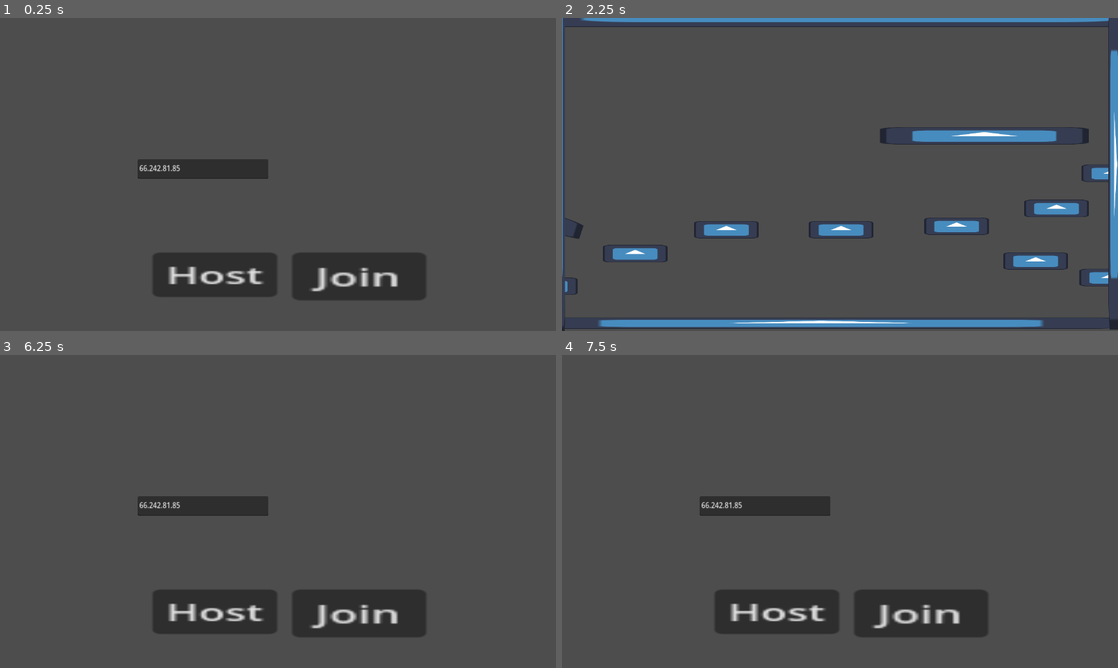
Above: before the commit, frames 1-4 (two rows, left to right).
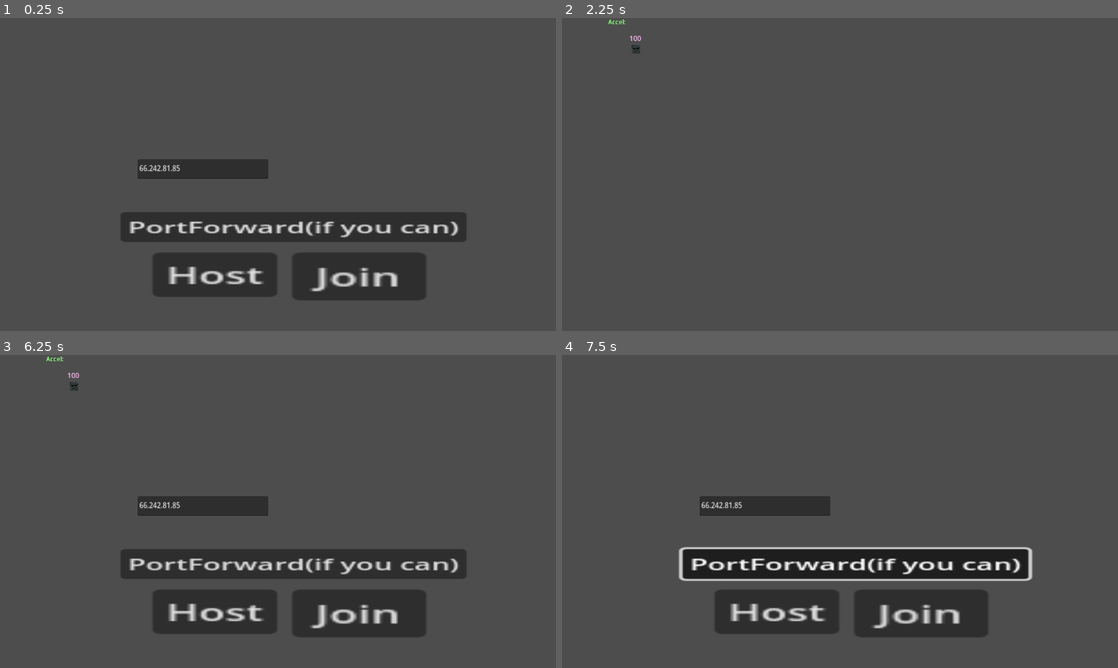
Above: after the commit, the same moments.

Repository: furiousknight25/partygame
Game: Godot game, scene res://Levels/Director.tscn
Two runs of this game, one before a commit and one after it. Both use one fixed random seed, a clock stepped at 60 frames per second and the inputs below. The engine's default icon, where the game draws it, is replaced by a stand-in: a white triangle on a blue panel in a dark square.
Inputs (mouse positions are in pixels of both pictures, inside the frame that each line leads up to):
- Up to frame 1 (0.25 s): no input
- Up to frame 2 (2.25 s): click (856, 227) at 0.5 s, where only the run after the commit has a clickable "PortForward(if you can)"; click "Host" at 1.25 s; click "START GAME" at 2 s
- Up to frame 3 (6.25 s): tap Enter at 2.75 s; move the mouse to (400, 495) at 2.77 s; press the mouse at (400, 495) at 2.78 s; hold D (right) 2.78-4.25 s; tap W (up) at 3.02, 3.32, 3.77, 4.07 s; right-click (400, 495) at 3.05 s; tap R (restart) at 3.5, 5.75 s; move the mouse to (166, 527) at 3.52 s; release the mouse at (166, 527) at 3.53 s; right-click (166, 527) at 3.6 s; click (166, 527) at 3.67 s; tap Shift (shift) at 3.8, 5.85 s; click "Join" at 4.25 s; click "START GAME" at 5 s; move the mouse to (333, 442) at 5.77 s; hold A (left) from 5.78 s (still down); click (333, 442) at 5.92 s; tap Home (ui_home) at 6.05 s
- Up to frame 4 (7.5 s): tap R (restart) at 6.5, 7.25 s; move the mouse to (812, 574) at 6.52 s; release A (left) at 6.53 s; hold D (right) from 6.53 s (still down); tap Home (ui_home) at 6.6 s; click (812, 574) at 6.67 s; tap W (up) at 6.77, 7.07 s; tap Z (z) at 6.8, 7.35 s; move the mouse to (1006, 558) at 7.27 s; click (1006, 558) at 7.42 s

The runs differ from the first frame. In frame 1, 5.4% of the frame differs, in the area x 21-84%, y 62-72%; in frame 2, 9.5%, in the area x 0-100%, y 0-100%; in frame 3, 5.5%; in frame 4, 6.3%.
Error before the commit: Assertion failed: UPNP Discover Failed! Error 24 (res://MultiplayerJargon/MultplayerTest.gd:75)
Error after the commit: Assertion failed: UPNP Discover Failed! Error 24 (res://MultiplayerJargon/MultplayerTest.gd:103)

Commit message:
level swapping if one person is alive
this only works for 2 ppl atm lo

Diff:
--- a/Levels/Director.gd
+++ b/Levels/Director.gd
@@ -4,9 +4,7 @@
 
 # Called every frame. 'delta' is the elapsed time since the previous frame.
 func _process(delta):
-	return
-	#if players.has(1):
-		#print(players[1])
+	pass
 	if multiplayer.is_server():
 		print(players)
-		await 5
+		await 500
--- a/Levels/Director.tscn
+++ b/Levels/Director.tscn
@@ -1,6 +1,7 @@
-[gd_scene load_steps=4 format=3 uid="uid://i7mvbsy1s34q"]
+[gd_scene load_steps=5 format=3 uid="uid://i7mvbsy1s34q"]
 
 [ext_resource type="Script" path="res://MultiplayerJargon/MultplayerTest.gd" id="3_o2mgw"]
+[ext_resource type="Script" path="res://Levels/Level_swap.gd" id="4_wtmqh"]
 [ext_resource type="PackedScene" uid="uid://bujc3kdcq2v58" path="res://UI/Character_block.tscn" id="5_n7qw0"]
 [ext_resource type="PackedScene" uid="uid://uog53iqxp4f3" path="res://UI/menu.tscn" id="5_pu61s"]
 
@@ -11,7 +12,7 @@
 container = ExtResource("5_n7qw0")
 
 [node name="LevelSpawner" type="MultiplayerSpawner" parent="Multplayer"]
-_spawnable_scenes = PackedStringArray("res://Levels/level_test.tscn")
+_spawnable_scenes = PackedStringArray("res://Levels/level_test.tscn", "res://Levels/level_rotation/level_1.tscn", "res://Levels/level_rotation/level_2.tscn")
 spawn_path = NodePath("../Level")
 
 [node name="ui" type="MultiplayerSpawner" parent="Multplayer"]
@@ -20,6 +21,12 @@
 
 [node name="Menu" parent="Multplayer/ui" instance=ExtResource("5_pu61s")]
 
+[node name="Control" parent="Multplayer/ui/Menu/Main" index="0"]
+offset_left = -323.0
+offset_top = -395.0
+offset_right = -323.0
+offset_bottom = -395.0
+
 [node name="TextEdit" type="TextEdit" parent="Multplayer/ui/Menu/Main/Control" index="2"]
 layout_mode = 0
 offset_right = 306.0
@@ -27,8 +34,18 @@
 text = "66.242.81.85"
 placeholder_text = "66.242.81.85"
 
+[node name="PortForward" parent="Multplayer/ui/Menu/Main/Control" index="3"]
+offset_left = -39.6988
+offset_top = 107.442
+offset_right = 150.301
+offset_bottom = 138.442
+scale = Vector2(4.26597, 1.95108)
+text = "PortForward(if you can)"
+
 [node name="Level" type="Node2D" parent="Multplayer"]
+script = ExtResource("4_wtmqh")
 
 [connection signal="pressed" from="Multplayer/ui/Menu/Main/Control/Join" to="Multplayer/ui/Menu" method="set_character" binds= ["join"]]
+[connection signal="pressed" from="Multplayer/ui/Menu/Main/Control/PortForward" to="Multplayer" method="_on_port_forward_pressed"]
 
 [editable path="Multplayer/ui/Menu"]
--- /dev/null
+++ b/Levels/Level_swap.gd
@@ -0,0 +1,12 @@
+extends Node2D
+
+@onready var dir = DirAccess.open("res://Levels/level_rotation/").get_files()
+
+func change_level():
+	if multiplayer.is_server():
+		for c in get_children():
+			remove_child(c)
+			c.queue_free()
+		# Add new level.
+		var level = load("res://Levels/level_rotation/" + dir[randi_range(0, dir.size()) - 1])
+		add_child(level.instantiate()) #chunker to make
--- a/Levels/level.gd
+++ b/Levels/level.gd
@@ -1,24 +1,22 @@
 extends Node2D
-
-const SPAWN_RANDOM := 5.0
-
-@onready var spawnpoints : Array = $SpawnPoints.get_children()
-@onready var Players = $Players
 
 @export var aria_scene :PackedScene
 @export var jesse_scene :PackedScene
 @export var travis_scene :PackedScene
 @export var chris_scene :PackedScene
 
+@onready var players = $Players
+@onready var dir = DirAccess.open("res://Levels/level_rotation/").get_files()
+
 func _ready():
+	multiplayer.peer_disconnected.connect(remove_player)
 	var index = 0
 	for i in Director.players:
-		print(Director.players)
 		#return
 		var choice = 2
+		var current_player
 		#if Director.players[i]['choice']: #OHHOHHHH, error exists because 0 is false, why dindt 4 work
 		choice = Director.players[i]['choice']
-		var current_player
 		match choice:
 			0:
 				current_player = chris_scene.instantiate()
@@ -30,12 +28,36 @@
 			3:
 				current_player = travis_scene.instantiate()
 
+		current_player.name = str(Director.players[i].id)
 
-		current_player.name = str(Director.players[i].id)
-		add_child(current_player)
-		for spawn in spawnpoints:
+		players.add_child(current_player)
+		var spawnpoints : Array = $SpawnPoints.get_children()
+		current_player.global_position = spawnpoints[index].global_position
+		index += 1
 
-			if spawn.name == str(index):
 
-				current_player.global_position = spawn.global_position
-		index += 1
+func change_level():
+	if multiplayer.is_server():
+		for c in get_children():
+			remove_child(c)
+			c.queue_free()
+		# Add new level.
+		var level = load("res://Levels/level_rotation/" + dir[randi_range(0, dir.size()) - 1])
+		add_child(level.instantiate()) #chunker to make
+
+func _process(delta):
+	if players.get_child_count() <= 1:
+		if not multiplayer.is_server(): return
+		get_parent().get_parent().change_level(load("res://Levels/level_test.tscn"))
+		#get_parent().change_level()
+		#change_level.call_deferred()
+		#print(players.get_child_count())
+
+
+
+
+func remove_player(peer_id):
+	var player = players.get_node_or_null(str(peer_id))
+	print(peer_id)
+	if player:
+		player.queue_free()
--- /dev/null
+++ b/Levels/level_rotation/level_1.tscn
@@ -0,0 +1,43 @@
+[gd_scene load_steps=7 format=3 uid="uid://cl5m3av27sfj"]
+
+[ext_resource type="Script" path="res://Levels/level.gd" id="1_it0v5"]
+[ext_resource type="PackedScene" uid="uid://dh8ehuq4bkge3" path="res://Players/Aria/Aria.tscn" id="2_cpka6"]
+[ext_resource type="PackedScene" uid="uid://bxylv50enx4tb" path="res://Players/Jesse/playerjesse.tscn" id="3_6mxfl"]
+[ext_resource type="PackedScene" uid="uid://canqomfe3wsj0" path="res://Players/Travis/trabis.tscn" id="4_3u616"]
+[ext_resource type="PackedScene" uid="uid://r7acn5diagc6" path="res://Players/Chris/coche.tscn" id="5_t3s5q"]
+
+[sub_resource type="RectangleShape2D" id="RectangleShape2D_ldcgv"]
+
+[node name="Level1" type="Node2D"]
+script = ExtResource("1_it0v5")
+aria_scene = ExtResource("2_cpka6")
+jesse_scene = ExtResource("3_6mxfl")
+travis_scene = ExtResource("4_3u616")
+chris_scene = ExtResource("5_t3s5q")
+
+[node name="SpawnPoints" type="Node2D" parent="."]
+
+[node name="0" type="Marker2D" parent="SpawnPoints"]
+position = Vector2(170, 72)
+
+[node name="1" type="Marker2D" parent="SpawnPoints"]
+position = Vector2(602, 93)
+
+[node name="2" type="Marker2D" parent="SpawnPoints"]
+position = Vector2(877, 85)
+
+[node name="3" type="Marker2D" parent="SpawnPoints"]
+position = Vector2(1142, 138)
+
+[node name="Level" type="Node" parent="."]
+
+[node name="StaticBody2D" type="StaticBody2D" parent="Level"]
+position = Vector2(648, 695)
+scale = Vector2(69.3268, 0.908468)
+
+[node name="CollisionShape2D" type="CollisionShape2D" parent="Level/StaticBody2D"]
+shape = SubResource("RectangleShape2D_ldcgv")
+
+[node name="Players" type="MultiplayerSpawner" parent="."]
+spawn_path = NodePath("..")
+spawn_limit = 4
--- /dev/null
+++ b/Levels/level_rotation/level_2.tscn
@@ -0,0 +1,66 @@
+[gd_scene load_steps=7 format=3 uid="uid://6nwhdxncshpc"]
+
+[ext_resource type="Script" path="res://Levels/level.gd" id="1_5q3s7"]
+[ext_resource type="PackedScene" uid="uid://dh8ehuq4bkge3" path="res://Players/Aria/Aria.tscn" id="2_uqi14"]
+[ext_resource type="PackedScene" uid="uid://bxylv50enx4tb" path="res://Players/Jesse/playerjesse.tscn" id="3_bbcjt"]
+[ext_resource type="PackedScene" uid="uid://canqomfe3wsj0" path="res://Players/Travis/trabis.tscn" id="4_tqfs1"]
+[ext_resource type="PackedScene" uid="uid://r7acn5diagc6" path="res://Players/Chris/coche.tscn" id="5_5jfpe"]
+
+[sub_resource type="RectangleShape2D" id="RectangleShape2D_ldcgv"]
+
+[node name="Level1" type="Node2D"]
+script = ExtResource("1_5q3s7")
+aria_scene = ExtResource("2_uqi14")
+jesse_scene = ExtResource("3_bbcjt")
+travis_scene = ExtResource("4_tqfs1")
+chris_scene = ExtResource("5_5jfpe")
+
+[node name="SpawnPoints" type="Node2D" parent="."]
+
+[node name="0" type="Marker2D" parent="SpawnPoints"]
+position = Vector2(170, 72)
+
+[node name="1" type="Marker2D" parent="SpawnPoints"]
+position = Vector2(602, 93)
+
+[node name="2" type="Marker2D" parent="SpawnPoints"]
+position = Vector2(877, 85)
+
+[node name="3" type="Marker2D" parent="SpawnPoints"]
+position = Vector2(1142, 138)
+
+[node name="Level" type="Node" parent="."]
+
+[node name="StaticBody2D" type="StaticBody2D" parent="Level"]
+position = Vector2(648, 695)
+scale = Vector2(69.3268, 0.908468)
+
+[node name="CollisionShape2D" type="CollisionShape2D" parent="Level/StaticBody2D"]
+shape = SubResource("RectangleShape2D_ldcgv")
+
+[node name="StaticBody2D2" type="StaticBody2D" parent="Level"]
+position = Vector2(641, 1.00006)
+scale = Vector2(69.3268, 0.908468)
+
+[node name="CollisionShape2D" type="CollisionShape2D" parent="Level/StaticBody2D2"]
+shape = SubResource("RectangleShape2D_ldcgv")
+
+[node name="StaticBody2D3" type="StaticBody2D" parent="Level"]
+position = Vector2(24, 405)
+rotation = 1.5708
+scale = Vector2(69.3268, 0.908468)
+
+[node name="CollisionShape2D" type="CollisionShape2D" parent="Level/StaticBody2D3"]
+shape = SubResource("RectangleShape2D_ldcgv")
+
+[node name="StaticBody2D4" type="StaticBody2D" parent="Level"]
+position = Vector2(1263, 436)
+rotation = 1.5708
+scale = Vector2(69.3268, 0.908468)
+
+[node name="CollisionShape2D" type="CollisionShape2D" parent="Level/StaticBody2D4"]
+shape = SubResource("RectangleShape2D_ldcgv")
+
+[node name="Players" type="MultiplayerSpawner" parent="."]
+spawn_path = NodePath("..")
+spawn_limit = 4
--- a/Levels/level_test.tscn
+++ b/Levels/level_test.tscn
@@ -6,7 +6,6 @@
 [ext_resource type="PackedScene" uid="uid://bxylv50enx4tb" path="res://Players/Jesse/playerjesse.tscn" id="3_uehue"]
 [ext_resource type="PackedScene" uid="uid://r7acn5diagc6" path="res://Players/Chris/coche.tscn" id="5_n2tpp"]
 [ext_resource type="PackedScene" uid="uid://canqomfe3wsj0" path="res://Players/Travis/trabis.tscn" id="6_a2qrr"]
-[ext_resource type="Script" path="res://tools/camera.gd" id="7_rteg3"]
 
 [sub_resource type="RectangleShape2D" id="RectangleShape2D_5v7ue"]
 size = Vector2(636, 27)
@@ -19,27 +18,18 @@
 chris_scene = ExtResource("5_n2tpp")
 
 [node name="SpawnPoints" type="Node2D" parent="."]
-position = Vector2(103, 25)
 
 [node name="0" type="Marker2D" parent="SpawnPoints"]
 position = Vector2(814, 159)
 
+[node name="1" type="Marker2D" parent="SpawnPoints"]
+position = Vector2(998, 77)
+
 [node name="2" type="Marker2D" parent="SpawnPoints"]
-position = Vector2(998, 77)
+position = Vector2(491, 55)
 
 [node name="3" type="Marker2D" parent="SpawnPoints"]
-position = Vector2(491, 55)
-
-[node name="4" type="Marker2D" parent="SpawnPoints"]
 position = Vector2(285, 132)
-
-[node name="Players" type="Node2D" parent="."]
-position = Vector2(226, 109)
-
-[node name="MultiplayerSpawner" type="MultiplayerSpawner" parent="."]
-_spawnable_scenes = PackedStringArray("res://Players/Aria/Aria.tscn", "res://Players/Jesse/playerjesse.tscn")
-spawn_path = NodePath("../SpawnPoints")
-spawn_limit = 4
 
 [node name="level" type="Node" parent="."]
 
@@ -271,8 +261,7 @@
 scale = Vector2(4.98438, 0.203125)
 texture = ExtResource("1_r1txc")
 
-[node name="Camera2D" type="Camera2D" parent="."]
-top_level = true
-position = Vector2(641, 360)
-ignore_rotation = false
-script = ExtResource("7_rteg3")
+[node name="Players" type="MultiplayerSpawner" parent="."]
+_spawnable_scenes = PackedStringArray("res://Players/Aria/Aria.tscn", "res://Players/Jesse/playerjesse.tscn", "res://Players/Chris/coche.tscn", "res://Players/Travis/trabis.tscn")
+spawn_path = NodePath("../SpawnPoints")
+spawn_limit = 4
--- a/MultiplayerJargon/MultplayerTest.gd
+++ b/MultiplayerJargon/MultplayerTest.gd
@@ -5,13 +5,30 @@
 const PORT = 4433
 var choice = {0:'Chris', 1:'Jesse', 2:'Aria', 3:'Travis'}
 
-var players_loaded = 0
-
 var ip
+var state = 'menu'
 
 func _ready():
 	multiplayer.connected_to_server.connect(on_connected_to_server)
+	#upnp_setup()
+
+func  _process(delta):
+	if multiplayer.is_server():
+		if Input.is_action_just_pressed('ui_home'):
+			change_level.call_deferred(load("res://Levels/level_test.tscn"))
+		#check for stocks, if only one person has stocks then switch stage
+		#check if game started
+		var total_stocks = 0
+		for i in Director.players:
+			total_stocks += Director.players[i]['stocks']
+		#print(total_stocks)
+		if state == 'start':
+			pass
+			#if total_stocks <= 1:
+				#change_level(load("res://Levels/level_test.tscn"))
+func _on_port_forward_pressed():
 	upnp_setup()
+	$ui/Menu/Main/Control/TextEdit.text = var_to_str(ip) + ' I have your ip'
 
 func _on_host_pressed(): #64.8.134.2
 	var peer = ENetMultiplayerPeer.new()
@@ -19,6 +36,7 @@
 	multiplayer.multiplayer_peer = peer
 
 	multiplayer.peer_connected.connect(_add_player) #right track
+	multiplayer.peer_disconnected.connect(remove_player)
 	_add_player(multiplayer.get_unique_id())
 	send_player_info('host', multiplayer.get_unique_id())
 
@@ -27,8 +45,8 @@
 	var text_type = $ui/Menu/Main/Control/TextEdit
 	var peer = ENetMultiplayerPeer.new()
 	ip = text_type.text
-	ip = 'localhost'
-	peer.create_client(ip, PORT) #may have to switch to ip of the host
+	#ip = 'localhost'
+	peer.create_client('66.242.81.85', PORT) #may have to switch to ip of the host
 	multiplayer.multiplayer_peer = peer
 
 func _add_player(id = 1): #starts lobby code
@@ -36,16 +54,22 @@
 	c.name = str(id)
 	$ui/Menu/select/HBoxContainer.add_child(c)
 
+func remove_player(peer_id):
+	var player = $ui/Menu/select/HBoxContainer.get_node_or_null(str(peer_id))
+	if player:
+		player.queue_free()
+
 @rpc("any_peer")
 func send_player_info(name, id): #starts global data
 	if !Director.players.has(id):
 		Director.players[id] = {
 			"name": name,
 			"id": id,
+			'stocks': 1
 		}
-
+	Director.players[id]['choice'] = 1
 	if multiplayer.is_server():
-		Director.players[id]['choice'] = 'host'
+		Director.players[id]['choice'] = 1
 		for i in Director.players:
 			send_player_info.rpc(Director.players[i].name, i)
 
@@ -57,16 +81,20 @@
 func start_game():
 	if multiplayer.is_server():
 		change_level.call_deferred(load("res://Levels/level_test.tscn"))
-
+		state = 'start'
 func change_level(scene: PackedScene):
 	# Remove old level if any.
 	var level = $Level
-	for c in level.get_children():
-		level.remove_child(c)
-		c.queue_free()
+	if level:
+		for c in level.get_children():
+			level.remove_child(c)
+			c.queue_free()
 	# Add new level.
-	level.add_child(scene.instantiate())
+		var dir = DirAccess.open("res://Levels/level_rotation/").get_files()
+		var level_to_change = load("res://Levels/level_rotation/" + dir[randi_range(0, dir.size()) - 1])
+		level.add_child(level_to_change.instantiate()) #chunker to make
 #endregion
+
 
 func upnp_setup(): #internet connection
 	var upnp = UPNP.new()
@@ -83,3 +111,4 @@
 		"UPNP Port Mapping Failed! Error %s" % map_result)
 
 	print("Success! Join Address: %s" % upnp.query_external_address())
+	ip = upnp.query_external_address()
--- a/Players/Aria/Aria.gd
+++ b/Players/Aria/Aria.gd
@@ -1,4 +1,4 @@
-extends CharacterBody2D
+extends player
 
 @export var jump_strength : int
 @export var speed : int
@@ -13,21 +13,15 @@
 
 func _enter_tree():
 	set_multiplayer_authority(name.to_int())
+	change_stocks(1)
 
 func _process(delta):
 #region debug keybinds
 	if not is_multiplayer_authority(): return
-	if Input.is_action_just_pressed("exit"):
-		get_tree().quit()
-	if Input.is_action_just_pressed("fullscreen"):
-		if DisplayServer.window_get_mode() != 3:
-			DisplayServer.window_set_mode(DisplayServer.WINDOW_MODE_FULLSCREEN)
-		else:
-			DisplayServer.window_set_mode(DisplayServer.WINDOW_MODE_WINDOWED)
-	if Input.is_action_just_pressed('restart'):
-		get_tree().reload_current_scene()
+
 #endregion
-
+	if Input.is_action_just_pressed('kill'):
+		queue_free()
 	mouse_position = get_global_mouse_position()
 	var direction = Input.get_axis('left', "right")
 
@@ -86,8 +80,26 @@
 	sprite.rotate(sign((get_global_mouse_position().x-global_position.x)) * .8 * push_direction)
 
 	health -= damage_percent
-
+	if health <= 0:
+		change_stocks(0)
 @rpc("any_peer")
 func set_stuff(pos, vel): #this is honestly kinda just for jesse, jank solution
 	global_position = pos
 	velocity = vel
+
+@rpc("any_peer")
+func change_stocks(stock):
+	Director.players[multiplayer.get_unique_id()]['stocks'] = stock
+
+	if !multiplayer.is_server():
+		for i in Director.players:
+			if i != multiplayer.get_unique_id():
+				set_stocks.rpc_id(i, multiplayer.get_unique_id(), stock)
+	if multiplayer.is_server():
+		for i in Director.players:
+			if i != 1:
+				set_stocks.rpc_id(i, 1, stock)
+
+@rpc("any_peer")
+func set_stocks(id, stock):
+	Director.players[id]['stocks'] = stock
--- a/Players/Chris/coche.gd
+++ b/Players/Chris/coche.gd
@@ -14,6 +14,8 @@
 
 func _enter_tree():
 	set_multiplayer_authority(name.to_int())
+	change_stocks(1)
+
 
 func get_input():
 	rotation_direction = Input.get_axis("left", "right")
@@ -48,8 +50,26 @@
 func hurt(direction, damage_percent):
 	velocity += direction
 	health -= damage_percent
-
+	if health <= 0:
+		change_stocks(0)
 @rpc("any_peer")
 func set_stuff(pos, vel): #this is honestly kinda just for jesse, jank solution
 	global_position = pos
 	velocity = vel
+
+@rpc("any_peer")
+func change_stocks(stock):
+	Director.players[multiplayer.get_unique_id()]['stocks'] = stock
+
+	if !multiplayer.is_server():
+		for i in Director.players:
+			if i != multiplayer.get_unique_id():
+				set_stocks.rpc_id(i, multiplayer.get_unique_id(), stock)
+	if multiplayer.is_server():
+		for i in Director.players:
+			if i != 1:
+				set_stocks.rpc_id(i, 1, stock)
+
+@rpc("any_peer")
+func set_stocks(id, stock):
+	Director.players[id]['stocks'] = stock
--- a/Players/Jesse/playerjesse.gd
+++ b/Players/Jesse/playerjesse.gd
@@ -20,14 +20,37 @@
 
 func _enter_tree():
 	set_multiplayer_authority(name.to_int())
+	change_stocks(1)
 
+@rpc("any_peer")
+func change_stocks(stock):
+	Director.players[multiplayer.get_unique_id()]['stocks'] = stock
+
+	if !multiplayer.is_server():
+		for i in Director.players:
+			if i != multiplayer.get_unique_id():
+				set_stocks.rpc_id(i, multiplayer.get_unique_id(), stock)
+	if multiplayer.is_server():
+		for i in Director.players:
+			if i != 1:
+				set_stocks.rpc_id(i, 1, stock)
+
+@rpc("any_peer")
+func set_stocks(id, stock):
+	Director.players[id]['stocks'] = stock
 
 func _ready():
 	#Engine.set_time_scale(.1)
+
 	set_hold_process()
 func _process(delta):
 	#print(kick_timer.time_left)
+
+	if health <= 0: return
 	if not is_multiplayer_authority(): return
+
+	if Input.is_action_just_pressed('kill'):
+		change_stocks(0)
 	text.text =  var_to_str(int(move_toward(str_to_var(text.text), health, 150 * delta)))
 	var mouse_position = get_global_mouse_position()
 	$state.text = current_state
@@ -45,7 +68,7 @@
 	#print(current_state, ' ', teleported)
 	if Input.is_action_just_pressed('RightM'):
 		if current_state == "thrown" and teleported == false:
-				#rock.set_linear_velocity(Vector2(0,0))
+			#rock.set_linear_velocity(Vector2(0,0))
 			var player_old_position = global_position
 			var rock_old_position = rock.global_position
 			var player_old_velocity = velocity
@@ -116,7 +139,7 @@
 	mouse_area.global_position = get_global_mouse_position()
 	if Input.is_action_just_pressed('LeftM') and TeleportCooldown.is_stopped() == true:
 		for i in mouse_area.get_overlapping_bodies():
-			if !i.has_method('set_stuff'): return
+			if !i.has_method('set_stuff') or i == self: return
 			$CollisionShape2D.disabled = true
 			var enemy_old_position_LMB = i.global_position
 			var enemy_old_velocity_LMB = i.velocity
@@ -133,11 +156,11 @@
 			$CollisionShape2D.disabled = false
 			TeleportCooldown.start()
 
+
 @rpc("any_peer")
 func hurt(direction, damage_percent):
 	#print(direction, " ", damage_percent)
 	velocity += direction
-	print('asd')
 
 	var push_direction = 1
 	if is_on_floor():
@@ -147,5 +170,9 @@
 
 	health -= damage_percent
 	if health <= 0:
-		print('dead')
-		#queue_free()
+		change_stocks(0)
+
+@rpc("any_peer")
+func set_stuff(pos, vel): #this is honestly kinda just for jesse, jank solution
+	global_position = pos
+	velocity = vel
--- a/Players/Travis/trabis.gd
+++ b/Players/Travis/trabis.gd
@@ -12,6 +12,7 @@
 
 func _enter_tree(): #multiplayer stuff
 	set_multiplayer_authority(name.to_int())
+	change_stocks(1)
 
 func _physics_process(delta):
 	if not is_multiplayer_authority(): return
@@ -54,8 +55,27 @@
 func hurt(direction, damage_percent):
 	velocity += direction
 	health -= damage_percent
+	if health <= 0:
+		change_stocks(0)
 
 @rpc("any_peer")
 func set_stuff(pos, vel): #this is honestly kinda just for jesse, jank solution
 	global_position = pos
 	velocity = vel
+
+@rpc("any_peer")
+func change_stocks(stock):
+	Director.players[multiplayer.get_unique_id()]['stocks'] = stock
+
+	if !multiplayer.is_server():
+		for i in Director.players:
+			if i != multiplayer.get_unique_id():
+				set_stocks.rpc_id(i, multiplayer.get_unique_id(), stock)
+	if multiplayer.is_server():
+		for i in Director.players:
+			if i != 1:
+				set_stocks.rpc_id(i, 1, stock)
+
+@rpc("any_peer")
+func set_stocks(id, stock):
+	Director.players[id]['stocks'] = stock
--- /dev/null
+++ b/Players/base_player.gd
@@ -0,0 +1,3 @@
+extends CharacterBody2D
+
+class_name player
--- a/UI/Character_block.gd
+++ b/UI/Character_block.gd
@@ -27,8 +27,6 @@
 			if i != multiplayer.get_unique_id():
 				set_choice.rpc_id(i, index, multiplayer.get_unique_id())
 	if multiplayer.is_server():
-		#var new_list = Director.players
-		#new_list.erase(1)
 		for i in Director.players:
 			if i != 1:
 				set_choice.rpc_id(i, index, 1)
--- a/UI/menu.tscn
+++ b/UI/menu.tscn
@@ -141,6 +141,16 @@
 text = "Join
 "
 
+[node name="PortForward" type="Button" parent="Main/Control"]
+layout_mode = 0
+offset_left = 362.379
+offset_top = 189.344
+offset_right = 408.379
+offset_bottom = 220.344
+scale = Vector2(6.82762, 3.12268)
+text = "PortForward(if you can)
+"
+
 [node name="Start" type="Control" parent="."]
 layout_mode = 1
 anchors_preset = 15
--- a/project.godot
+++ b/project.godot
@@ -18,7 +18,7 @@
 [autoload]
 
 Global="*res://tools/global.gd"
-MultiplayerTest="*res://MultiplayerJargon/MultplayerTest.gd"
+MultiplayerTest="res://MultiplayerJargon/MultplayerTest.gd"
 Director="*res://Levels/Director.gd"
 Camera="*res://tools/camera.gd"
 
@@ -107,6 +107,11 @@
 "events": [Object(InputEventKey,"resource_local_to_scene":false,"resource_name":"","device":-1,"window_id":0,"alt_pressed":false,"shift_pressed":false,"ctrl_pressed":false,"meta_pressed":false,"pressed":false,"keycode":0,"physical_keycode":90,"key_label":0,"unicode":122,"echo":false,"script":null)
 ]
 }
+kill={
+"deadzone": 0.5,
+"events": [Object(InputEventKey,"resource_local_to_scene":false,"resource_name":"","device":-1,"window_id":0,"alt_pressed":false,"shift_pressed":false,"ctrl_pressed":false,"meta_pressed":false,"pressed":false,"keycode":0,"physical_keycode":75,"key_label":0,"unicode":107,"echo":false,"script":null)
+]
+}
 
 [layer_names]
 
Not shown: 1 places in Levels/level_test.tscn that only renumber resources
Not shown, added: export_presets.cfg
Not shown, added: exports/thegame.console.exe
Not shown, added: exports/thegame.exe
Not shown, added: exports/thegame.pck
Not shown, added: exports/thegame.zip
